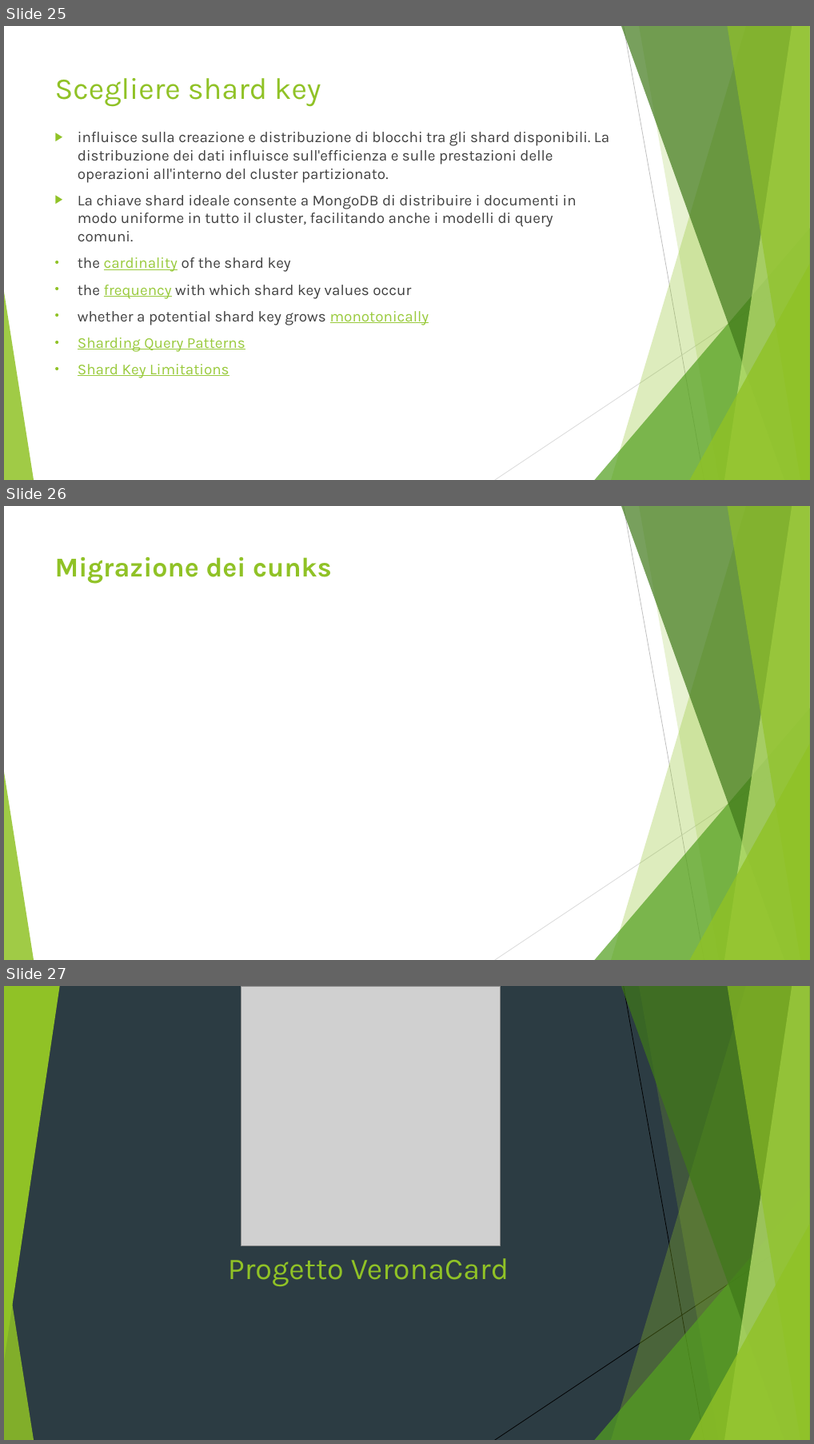
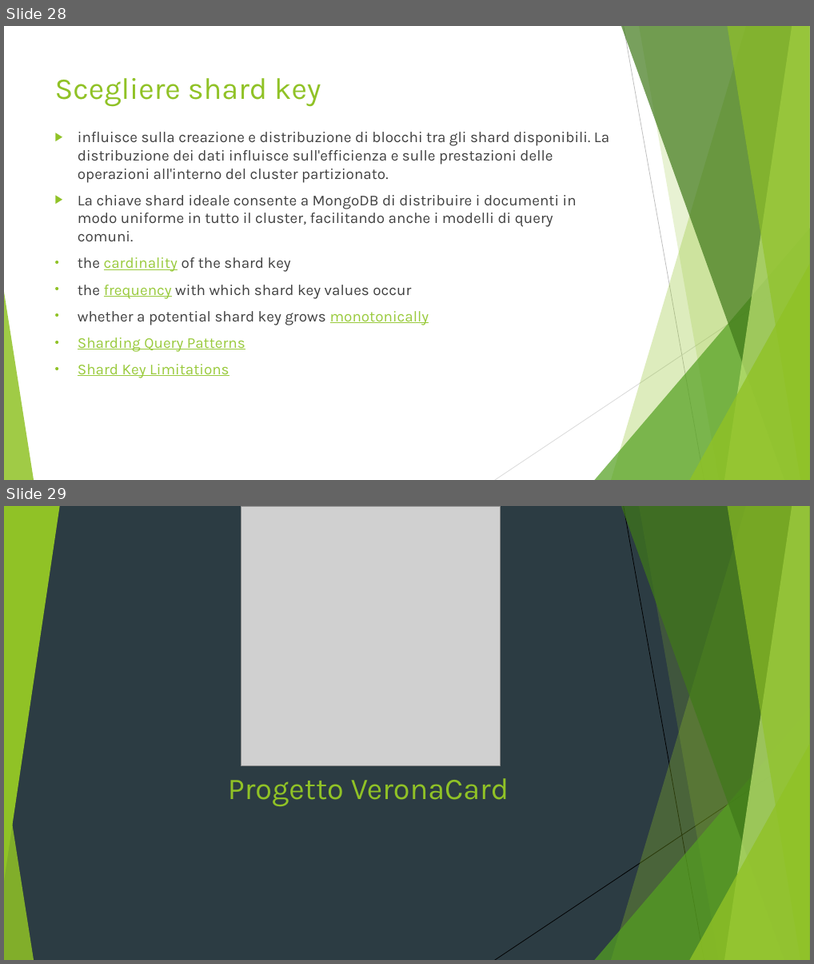
Before and after one commit to Buzzolan/VeronaCardMongoDB, a slide deck: Presentazione_progetto.pptx. Shown one above the other, each under a label of ours: slides 25, 26 and 27 before the commit, slides 28 and 29 after it. The pictures are 814x1444 and 814x964 pixels, drawn with LibreOffice and Linux fonts; fonts in the diff are those of the drawing; grey boxes stand for pictures. Boxes give left, top, right and bottom in pixels: in the first picture for what was removed or moved away, otherwise in the second. Text is boxed around its words. In the diff, an @@ line names an element or a change of style, - is before the commit and + after.

```diff
--- a/Presentazione_progetto.pptx
+++ b/Presentazione_progetto.pptx
@@ slide 26 removed at (4,506,810,960), background #FFFFFF; not listed: 10 template elements that a slide beside it also shows @@
@@ title removed at (55,557,332,583) @@
-Migrazione dei cunks
@@ what was slide 25 is now slide 28 @@
@@ what was slide 27 is now slide 29 @@
```
Also in this commit, not shown: 1 slide changed, 3 slides added, 1 other file.
